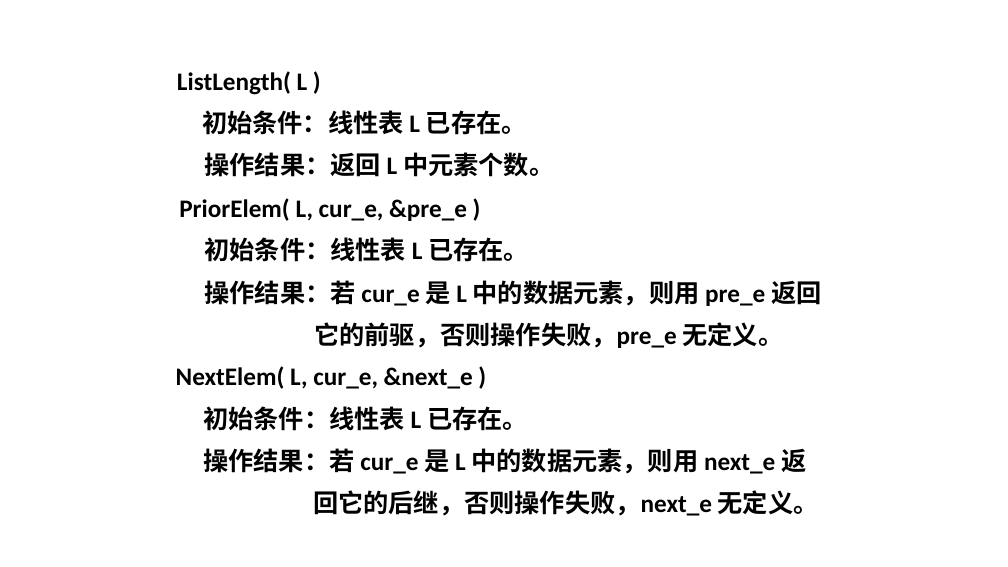
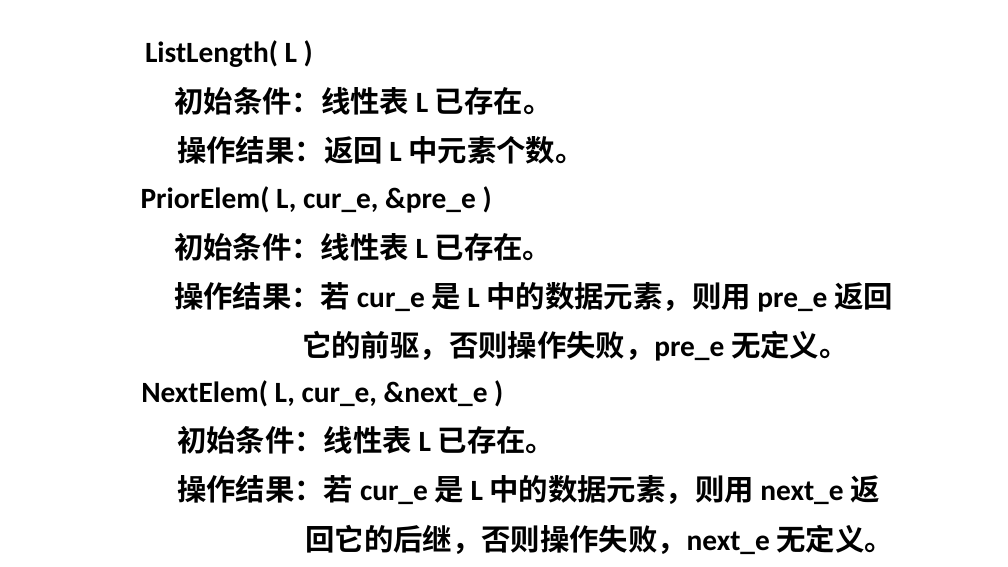
Before and after one commit to Gempittance/Data_Structur_Build, a slide deck: slide 11 of 数据结构PPT/ds2.pptx. Drawn at 1008x567 pixels with LibreOffice and Linux fonts; fonts in the diff are those of the drawing. Boxes give left, top, right and bottom in pixels: in the first picture for what was removed or moved away, otherwise in the second. Text is boxed around its words. In the diff, an @@ line names an element or a change of style, - is before the commit and + after.

```diff
--- a/数据结构PPT/ds2.pptx
+++ b/数据结构PPT/ds2.pptx
@@ text "ListLength( L ) 初始条件：线性表 L ...": place and size @@
-text "ListLength( L ) 初始条件：线性表 L ..." at bbox=[177, 71, 554, 177]
+text "ListLength( L ) 初始条件：线性表 L ..." at bbox=[145, 40, 584, 164]
@@ text "PriorElem( L, cur_e, &pre_e ) ...": place and size @@
-text "PriorElem( L, cur_e, &pre_e ) ..." at bbox=[179, 198, 821, 348]
+text "PriorElem( L, cur_e, &pre_e ) ..." at bbox=[141, 186, 893, 361]
@@ size 24 to 28 pt in 3 elements at bbox=[141, 186, 893, 361], bbox=[145, 40, 584, 164], bbox=[141, 380, 893, 554] @@
@@ text "NextElem( L, cur_e, &next_e ) ...": place and size @@
-text "NextElem( L, cur_e, &next_e ) ..." at bbox=[176, 366, 819, 516]
+text "NextElem( L, cur_e, &next_e ) ..." at bbox=[141, 380, 893, 554]
```
Also in this commit, not shown: 15 other slides changed.
